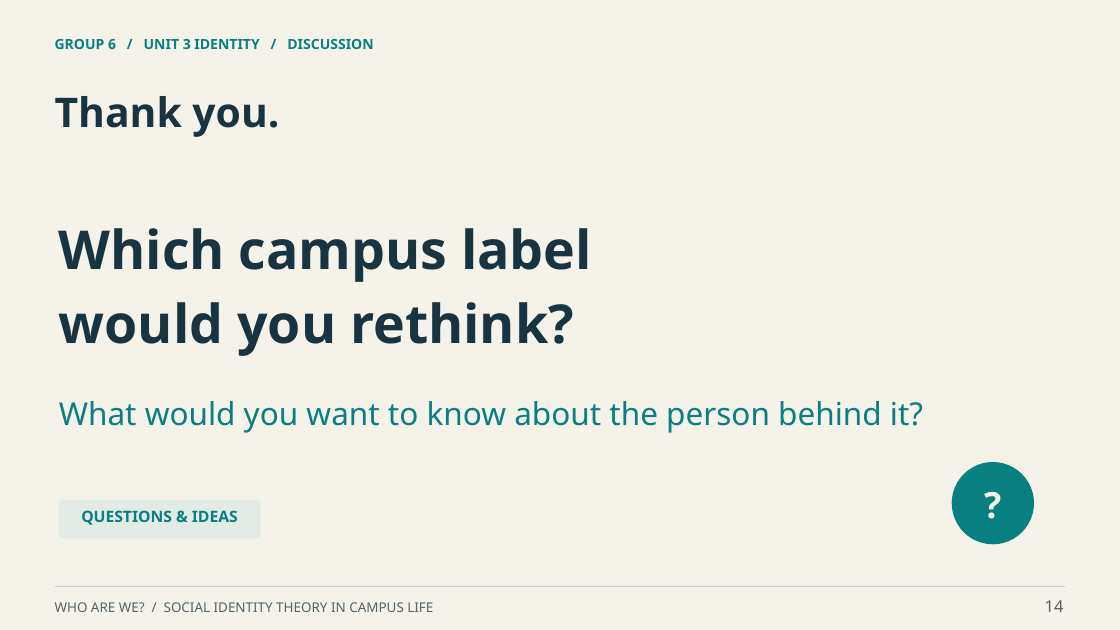
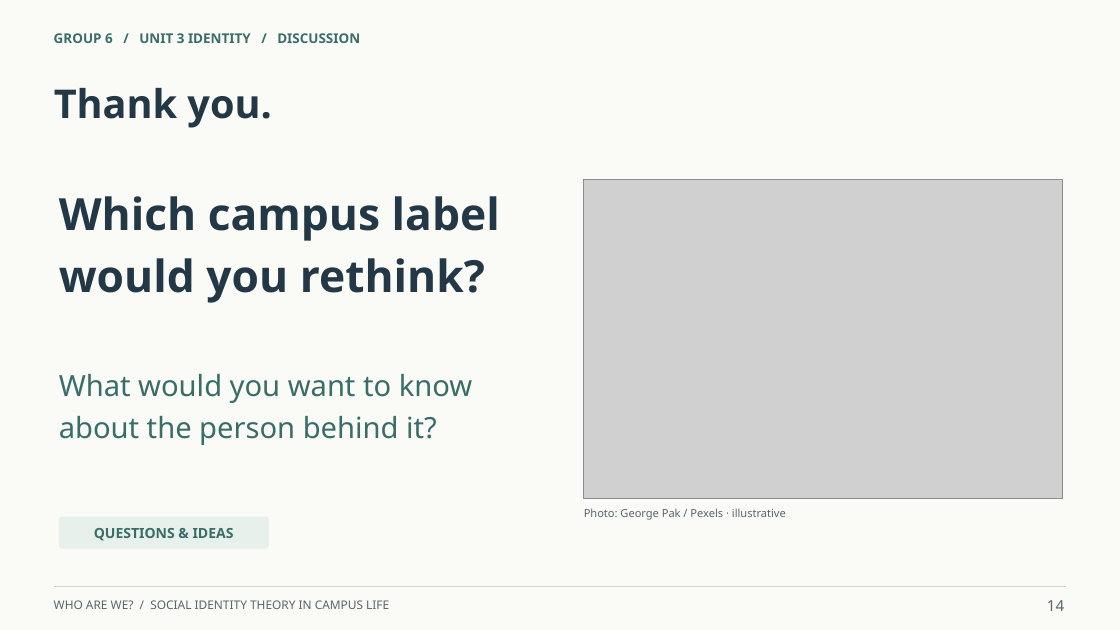
Before and after one commit to ngo769874-max/helloworld, a slide deck: slide 14 of work/deliverables/第6组_学术英语展示_Who_Are_We.pptx. Drawn at 1120x630 pixels with LibreOffice and Linux fonts; fonts in the diff are those of the drawing; grey boxes stand for pictures. Boxes give left, top, right and bottom in pixels: in the first picture for what was removed or moved away, otherwise in the second. Text is boxed around its words. In the diff, an @@ line names an element or a change of style, - is before the commit and + after.

Commit message:
Add real campus photography and unify presentation with light backgrounds

```diff
--- a/work/deliverables/第6组_学术英语展示_Who_Are_We.pptx
+++ b/work/deliverables/第6组_学术英语展示_Who_Are_We.pptx
@@ background #F5F2E9 to #FAFAF6 @@
@@ text "GROUP 6 / UNIT 3 ..." at (x1=54, y1=33, x2=360, y2=43): size 12 to 11.5 pt, text colour #087F80 to #386D68 @@
@@ text "Thank you." moved from (x1=55, y1=96, x2=279, y2=137) to (x1=54, y1=88, x2=271, y2=128) @@
@@ text "Thank you." at (x1=54, y1=88, x2=271, y2=128): size 35 to 34 pt, text colour #183440 to #233846 @@
@@ text "Which campus label" moved from (x1=59, y1=228, x2=592, y2=356) to (x1=59, y1=196, x2=500, y2=303) @@
@@ text "Which campus label" at (x1=59, y1=196, x2=500, y2=303): size 46 to 38 pt, text colour #183440 to #233846 @@
@@ picture added at (x1=584, y1=180, x2=1063, y2=499) @@
@@ text at (x1=59, y1=374, x2=473, y2=445): text changed; size 27 to 25 pt; text colour #087F80 to #386D68 @@
-What would you want to know about the person behind it?
+What would you want to know
+about the person behind it?
@@ ellipse removed at (x1=952, y1=462, x2=1034, y2=544) @@
@@ text removed at (x1=969, y1=475, x2=1017, y2=529) @@
-?
@@ text added at (x1=584, y1=508, x2=786, y2=520), 9.5 pt, text #59676B @@
+Photo: George Pak / Pexels · illustrative
@@ rounded rectangle resized from (x1=59, y1=500, x2=260, y2=539) to (x1=59, y1=517, x2=269, y2=549) @@
@@ rounded rectangle at (x1=59, y1=517, x2=269, y2=549): fill #E2EBE5 to #E8F0EB; proportions changed @@
@@ text "QUESTIONS & IDEAS" moved from (x1=81, y1=510, x2=238, y2=525) to (x1=94, y1=528, x2=234, y2=541) @@
@@ text "QUESTIONS & IDEAS" at (x1=94, y1=528, x2=234, y2=541): size 13.5 to 12 pt, text colour #087F80 to #386D68 @@
@@ text "WHO ARE WE? / SOCIAL ..." at (x1=54, y1=600, x2=389, y2=609): size 11.5 to 10.2 pt, text colour #52646A to #59676B @@
@@ text "14" at (x1=1047, y1=600, x2=1064, y2=611): size 14 to 13 pt, text colour #52646A to #59676B @@
```
Also in this commit, not shown: 15 other slides changed, 2 other files.
